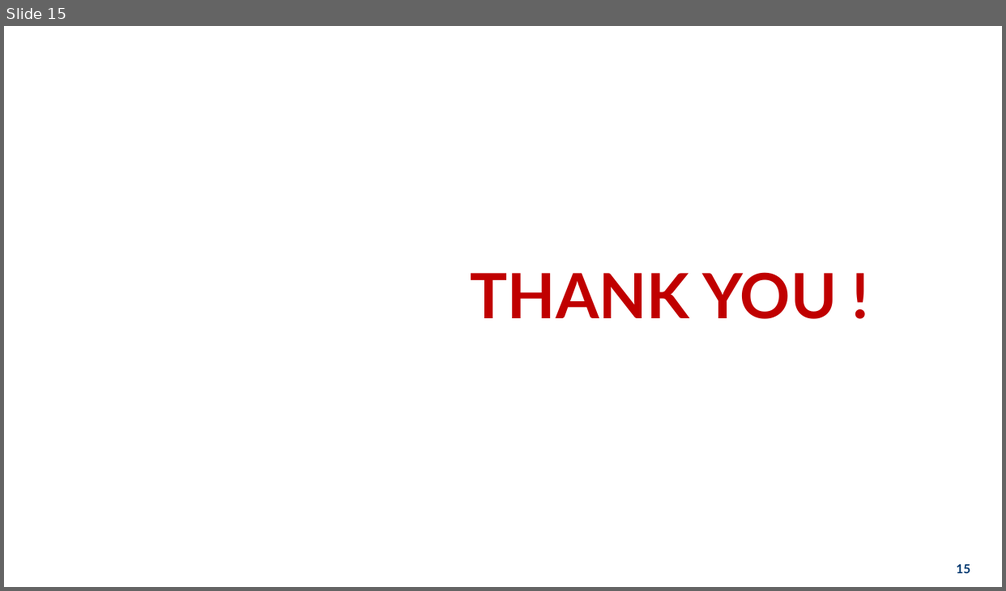
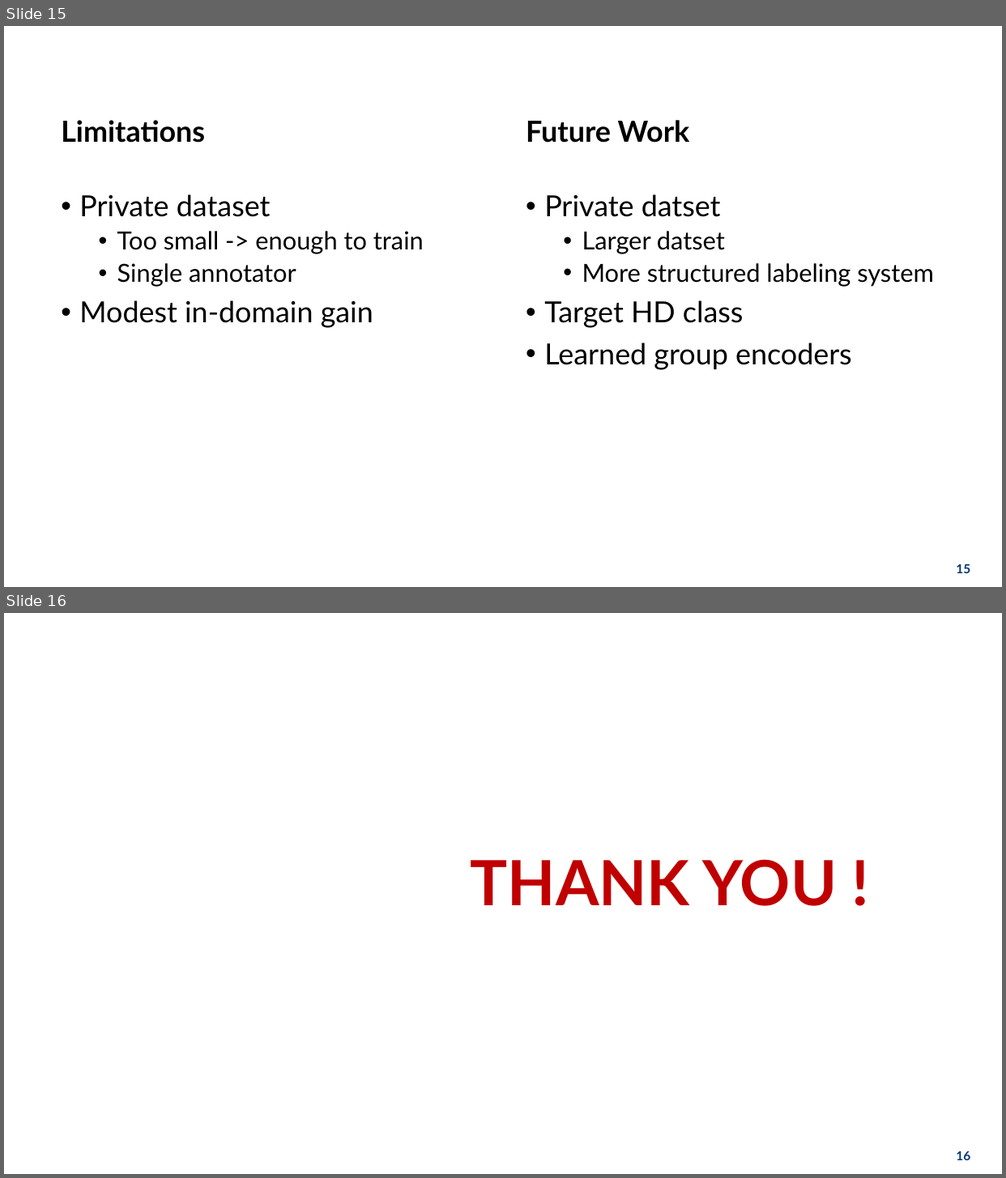
Before and after one commit to hoa2004st/CNN-in-CMOSE, a slide deck: documents/presentation/thesis.pptx. Shown one above the other, each under a label of ours: slide 15 before the commit, slides 15 and 16 after it. The pictures are 1006x591 and 1006x1178 pixels, drawn with LibreOffice and Linux fonts; fonts in the diff are those of the drawing; background and template pictures are left out. Boxes give left, top, right and bottom in pixels: in the first picture for what was removed or moved away, otherwise in the second. Text is boxed around its words. In the diff, an @@ line names an element or a change of style, - is before the commit and + after.

```diff
--- a/documents/presentation/thesis.pptx
+++ b/documents/presentation/thesis.pptx
@@ slide 15 added at box(4, 26, 1002, 587), background picture (left out) @@
@@ title added at box(32, 35, 974, 71), 28 pt, text #FFFFFF, bold @@
+5. Conclusions
@@ text added at box(61, 120, 205, 143), 28 pt, text #000000, bold @@
+Limitations
@@ text added at box(526, 120, 690, 143), 28 pt, text #000000, bold @@
+Future Work
@@ text added at box(79, 194, 424, 328), 24 pt, text #000000 @@
+• Private dataset
+  • Too small -> enough to train
+  • Single annotator
+• Modest in-domain gain
@@ text added at box(544, 194, 934, 370), 28 pt, text #000000 @@
+• Private datset
+  • Larger datset
+  • More structured labeling system
+• Target HD class
+• Learned group encoders
@@ page number added at box(956, 565, 970, 574), 12 pt, text #00376F, bold @@
+15
@@ what was slide 15 is now slide 16 @@
@@ page number at box(956, 1152, 970, 1161): text changed @@
-15
+16
```
Also in this commit, not shown: 3 slides changed, 10 other slides added, 10 slides removed, 34 other files.
